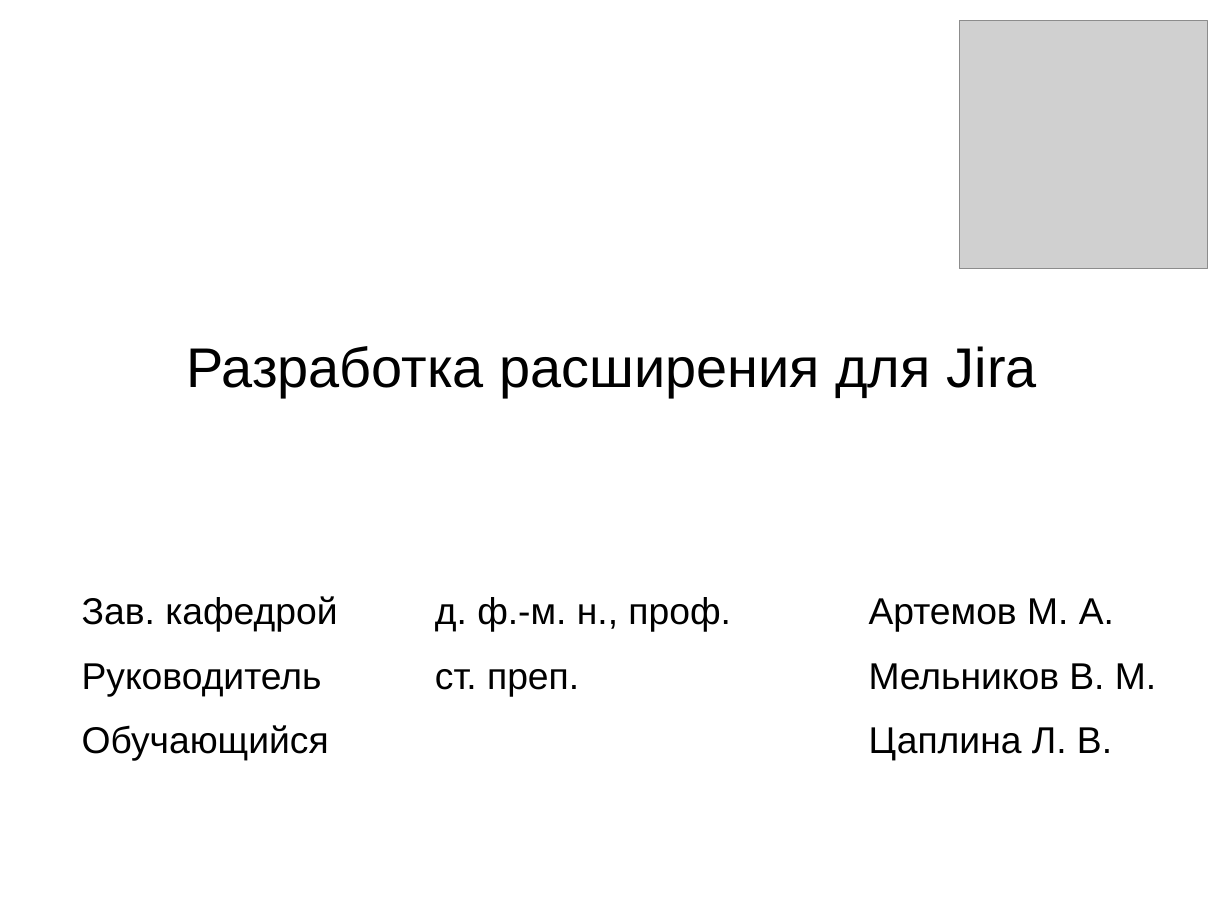
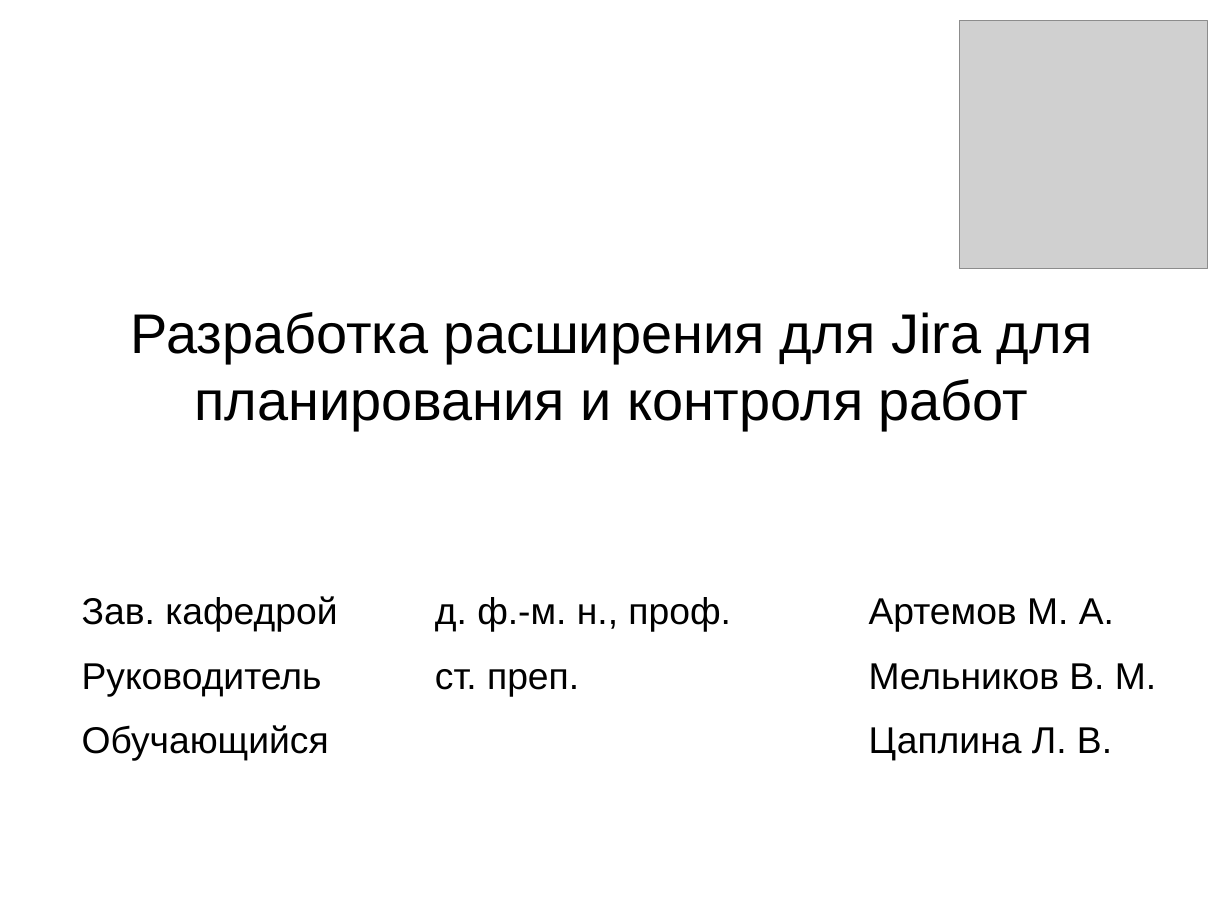
Before and after one commit to LilyTs/Diplom, a slide deck: slide 1 of Цаплина_(Дипломная).ppt. Drawn at 1232x924 pixels with LibreOffice and Linux fonts; fonts in the diff are those of the drawing; grey boxes stand for pictures. Boxes give left, top, right and bottom in pixels: in the first picture for what was removed or moved away, otherwise in the second. Text is boxed around its words. In the diff, an @@ line names an element or a change of style, - is before the commit and + after.

```diff
--- a/Цаплина_(Дипломная).ppt
+++ b/Цаплина_(Дипломная).ppt
@@ subtitle at [131, 312, 1092, 430]: text changed @@
-Разработка расширения для Jira
+Разработка расширения для Jira для планирования и контроля работ
```
Also in this commit, not shown: 8 other slides changed, 19 slides added, 5 slides removed, 3 other files.
